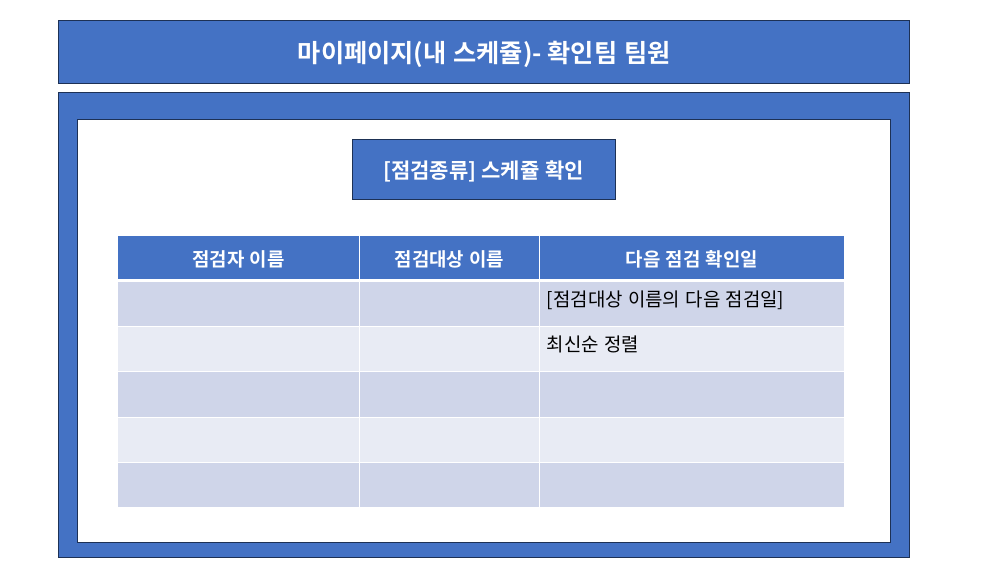
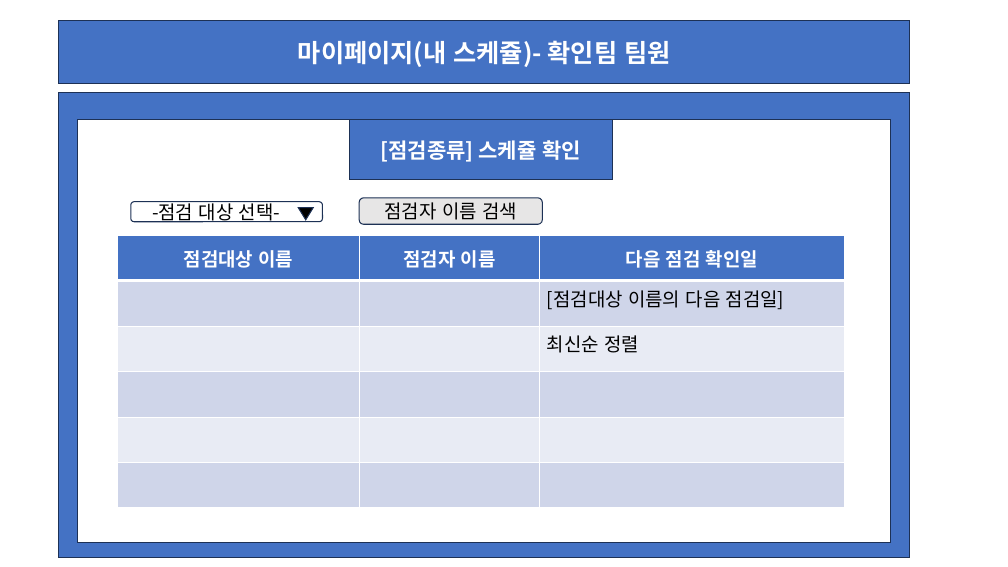
Before and after one commit to wari-wari/MainProject_1, a slide deck: slide 25 of 메인프로젝트 화면 레이아웃 초안.pptx (slide 24 before the commit). Drawn at 1008x567 pixels with LibreOffice and Linux fonts; fonts in the diff are those of the drawing. Boxes give left, top, right and bottom in pixels: in the first picture for what was removed or moved away, otherwise in the second. Text is boxed around its words. In the diff, an @@ line names an element or a change of style, - is before the commit and + after.

```diff
--- a/메인프로젝트 화면 레이아웃 초안.pptx
+++ b/메인프로젝트 화면 레이아웃 초안.pptx
@@ rectangle "[점검종류] 스케쥴 확인" moved from (x1=352, y1=139, x2=616, y2=200) to (x1=349, y1=119, x2=613, y2=180) @@
@@ rounded rectangle added at (x1=131, y1=202, x2=323, y2=222), fill #FFFFFF, outline #1E3256 1 pt, 18 pt, text #000000 @@
+-점검 대상 선택-
@@ triangle added at (x1=298, y1=208, x2=313, y2=220), fill #000000, outline #1E3256 1 pt @@
@@ rounded rectangle added at (x1=359, y1=198, x2=542, y2=225), fill #E7E6E6, outline #1E3256 1 pt, 18 pt, text #000000 @@
+점검자 이름 검색
@@ table at (x1=117, y1=235, x2=845, y2=508) @@
-row 1, column 1: 점검자 이름
+row 1, column 1: 점검대상 이름
-row 1, column 2: 점검대상 이름
+row 1, column 2: 점검자 이름
```
Also in this commit, not shown: 23 other slides changed, 1 slide added, 1 other file.
